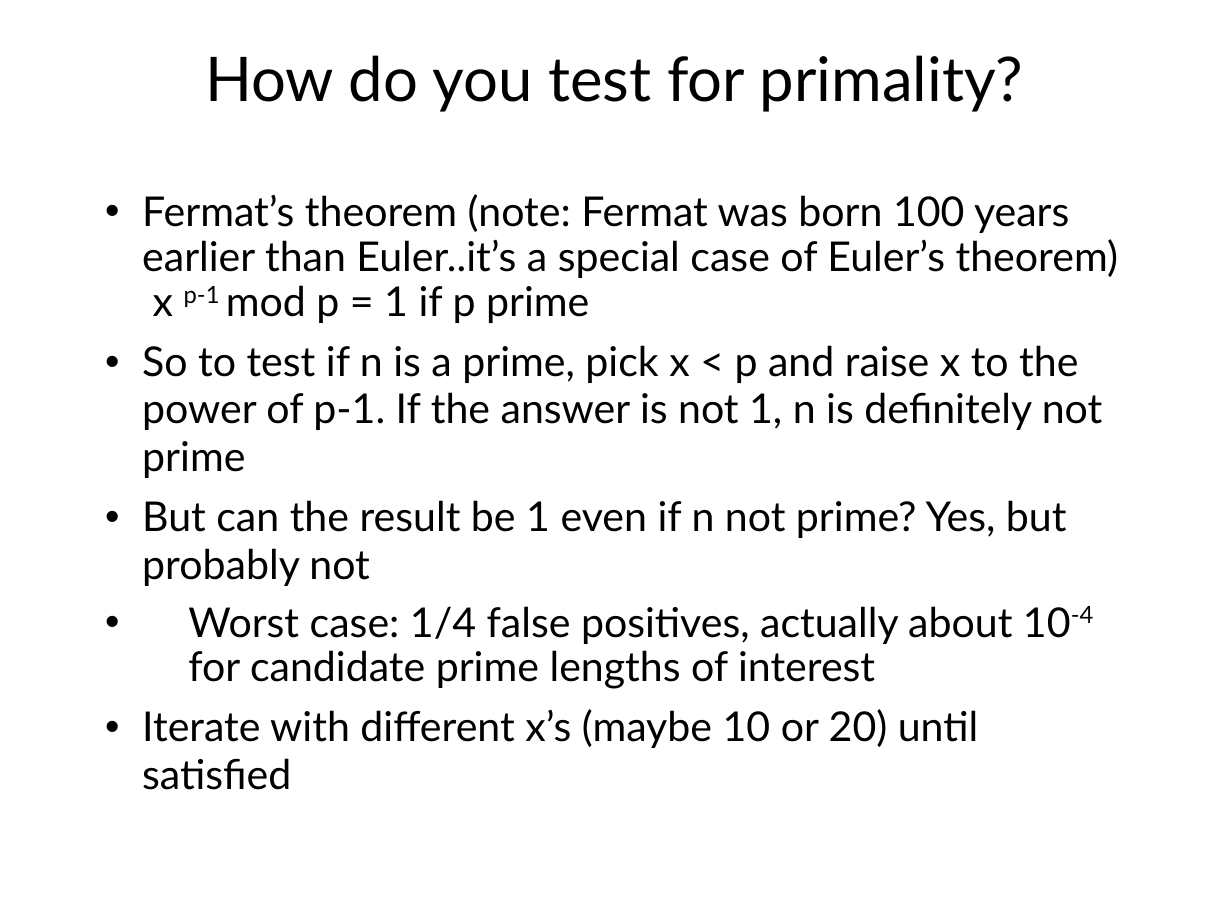
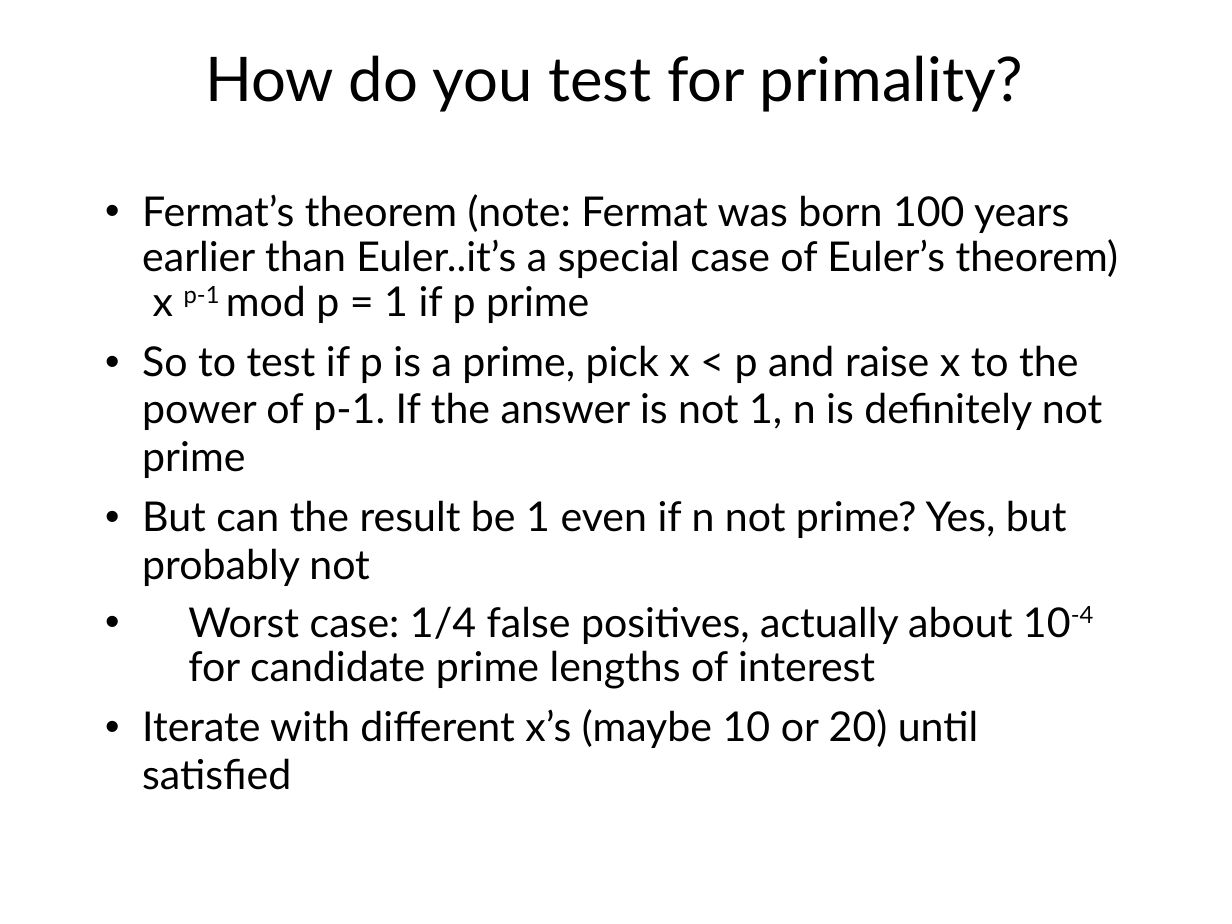
Before and after one commit to sftcd/cs7053, a slide deck: slide 120 of 2021lectures/04-crypto.odp. Drawn at 1232x924 pixels with LibreOffice and Linux fonts; fonts in the diff are those of the drawing. Boxes give left, top, right and bottom in pixels: in the first picture for what was removed or moved away, otherwise in the second. Text is boxed around its words. In the diff, an @@ line names an element or a change of style, - is before the commit and + after.

```diff
--- a/2021lectures/04-crypto.odp
+++ b/2021lectures/04-crypto.odp
@@ text at [142, 345, 1103, 478]: text changed @@
-• So to test if n is a prime, pick x < p and raise x to the power of p-1. If the answer is not 1, n is definitely not prime
+• So to test if p is a prime, pick x < p and raise x to the power of p-1. If the answer is not 1, n is definitely not prime
```
Also in this commit, not shown: 5 other slides changed, 1 slide added, 1 slide removed, 2 other files.
